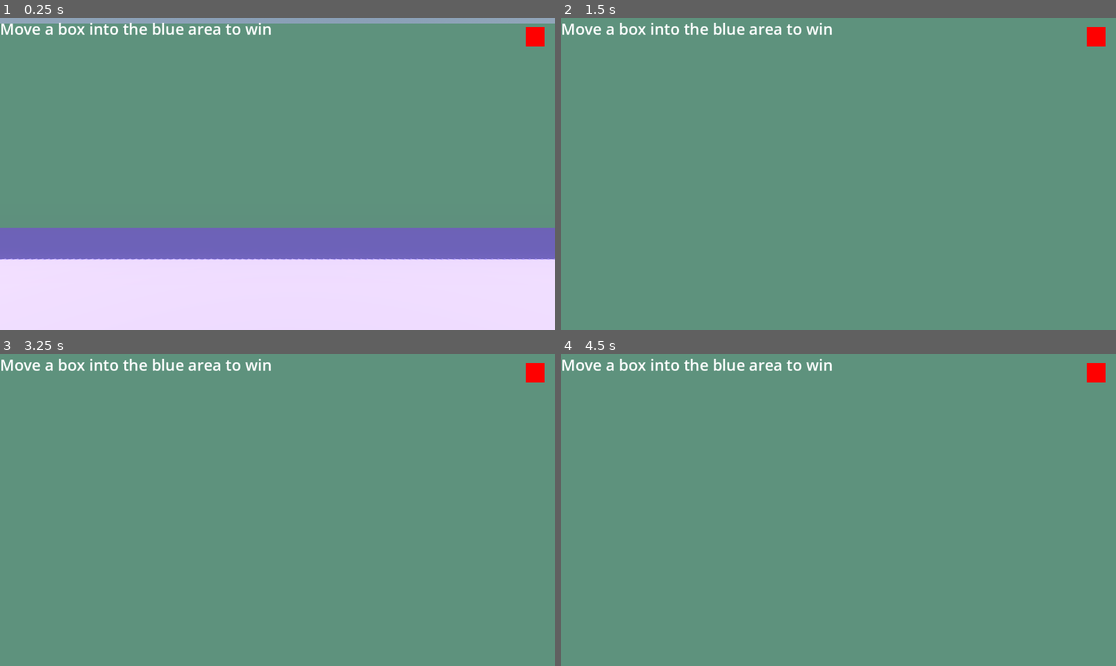
Above: before the commit, frames 1-4 (two rows, left to right).
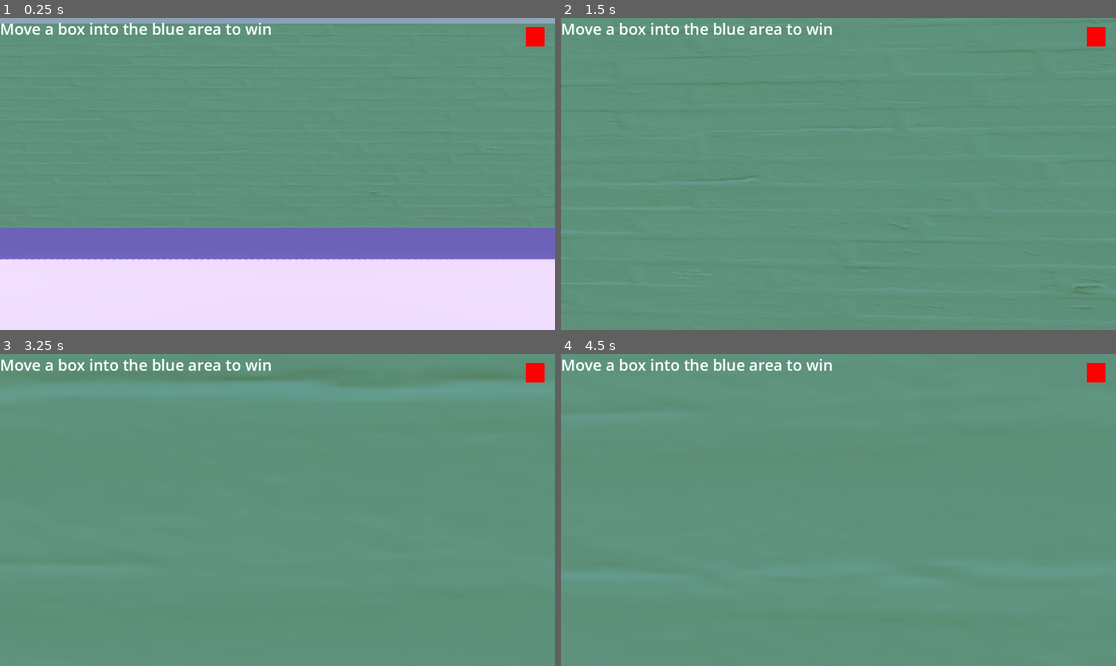
Above: after the commit, the same moments.

Repository: Tayacan/GameOff2023
Game: Godot game, scene res://scenes/playground.tscn
The game is run twice, just before and just after one commit, with the same random seed, the same clock (stepped at 60 frames per second) and the same inputs.
Inputs (mouse positions are in pixels of both pictures, inside the frame that each line leads up to):
- Up to frame 1 (0.25 s): no input
- Up to frame 2 (1.5 s): tap Enter at 0.5 s; move the mouse to (866, 174) at 0.52 s; hold W (move_forward) from 0.53 s (still down); tap Mouse wheel down (change_link_next) at 0.6 s; tap Space (jump) at 0.77 s; move the mouse to (810, 174) at 1.27 s; tap Mouse wheel up (change_link_prev) at 1.35 s
- Up to frame 3 (3.25 s): keep holding W (move_forward); tap Space (jump) at 1.52, 2.75, 3.02 s; move the mouse to (288, 503) at 2.02 s; right-click (288, 503) at 2.1 s; move the mouse to (271, 516) at 2.77 s; click (271, 516) at 2.85 s
- Up to frame 4 (4.5 s): keep holding W (move_forward); move the mouse to (877, 513) at 3.52 s; tap Mouse wheel down (change_link_next) at 3.6 s; tap Space (jump) at 3.77 s; move the mouse to (794, 506) at 4.27 s; tap Mouse wheel up (change_link_prev) at 4.35 s

The runs differ from the first frame. In frame 1, less than 0.1% of the frame differs, in the area x 52-100%, y 19-61%; in frame 2, less than 0.1%, in the area x 9-98%, y 0-94%; in frame 3, less than 0.1%; in frame 4, less than 0.1%.

Commit message:
Brick normal map on the walls

Diff:
--- a/materials/blue_green.tres
+++ b/materials/blue_green.tres
@@ -1,4 +1,8 @@
-[gd_resource type="StandardMaterial3D" format=3 uid="uid://xnjqbca5n6vj"]
+[gd_resource type="StandardMaterial3D" load_steps=2 format=3 uid="uid://xnjqbca5n6vj"]
+
+[ext_resource type="Texture2D" uid="uid://sjxamktykcyf" path="res://materials/Bricks086_1K-JPG_NormalDX.jpg" id="1_orlfo"]
 
 [resource]
 albedo_color = Color(0.478431, 0.709804, 0.658824, 1)
+normal_enabled = true
+normal_texture = ExtResource("1_orlfo")
Binary file added: materials/Bricks086_1K-JPG_NormalDX.jpg
Not shown, added: materials/Bricks086_1K-JPG_NormalDX.jpg.import
